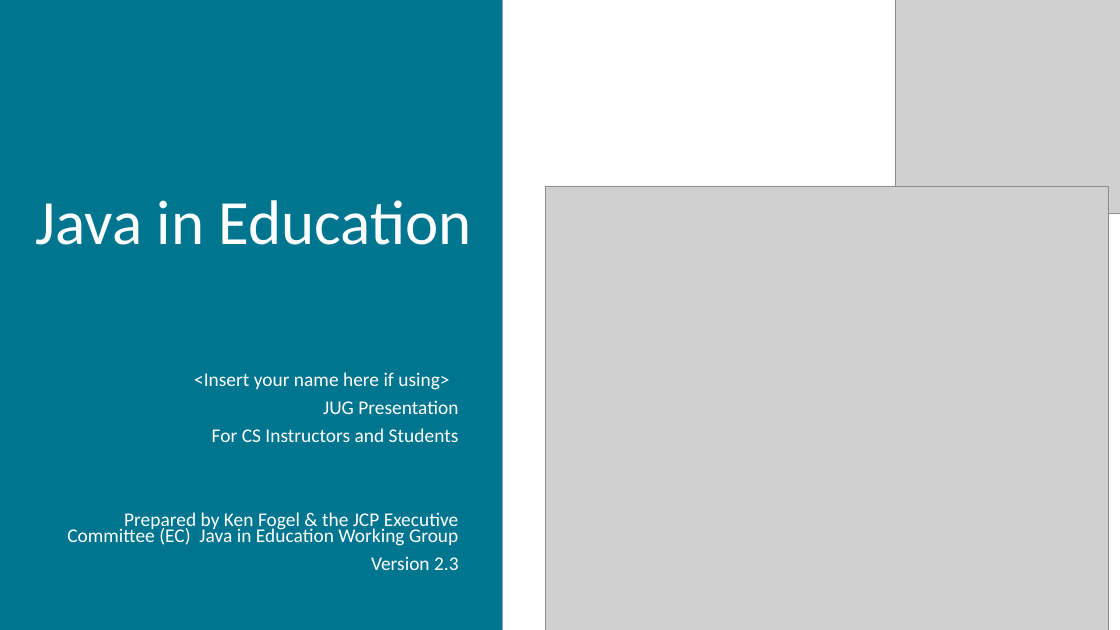
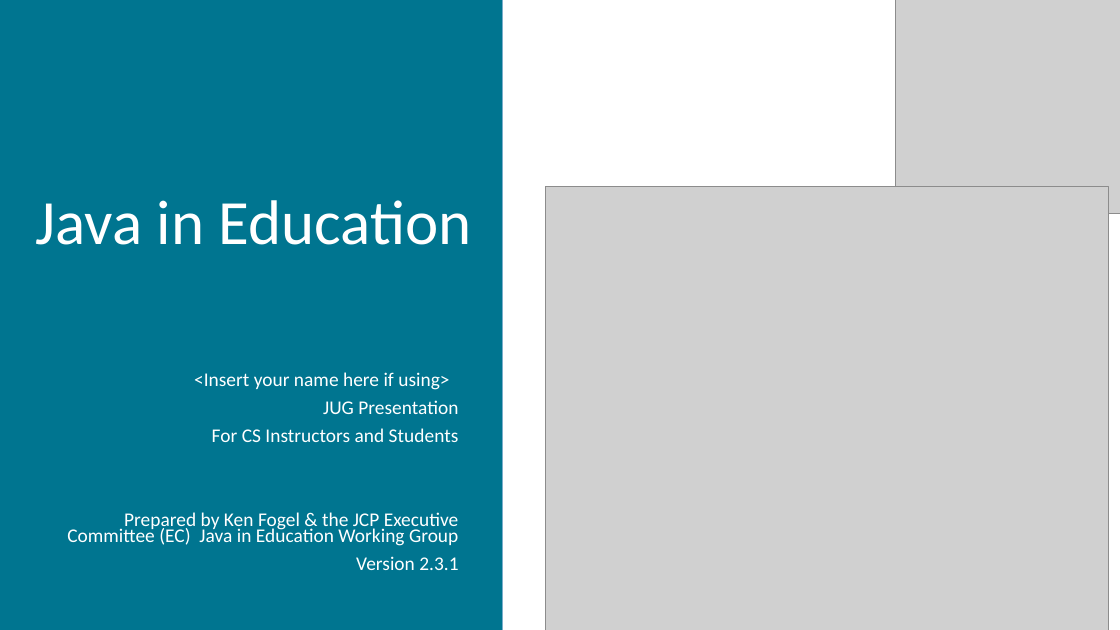
Before and after one commit to jcp-org/Java-in-Education, a slide deck: slide 1 of Java in Education For JUGs 2.3.1.pptx. Drawn at 1120x630 pixels with LibreOffice and Linux fonts; fonts in the diff are those of the drawing; grey boxes stand for pictures. Boxes give left, top, right and bottom in pixels: in the first picture for what was removed or moved away, otherwise in the second. Text is boxed around its words. In the diff, an @@ line names an element or a change of style, - is before the commit and + after.

```diff
--- a/Java in Education For JUGs 2.3.1.pptx
+++ b/Java in Education For JUGs 2.3.1.pptx
@@ subtitle at (x1=356, y1=556, x2=458, y2=570): text changed @@
-Version 2.3
+Version 2.3.1
```
